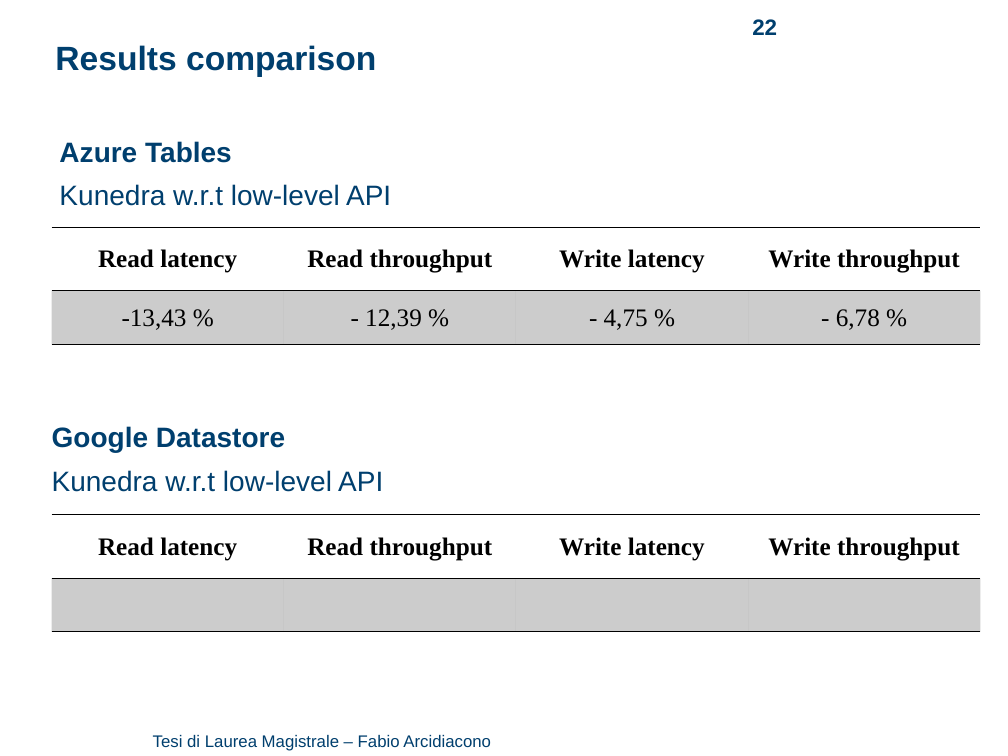
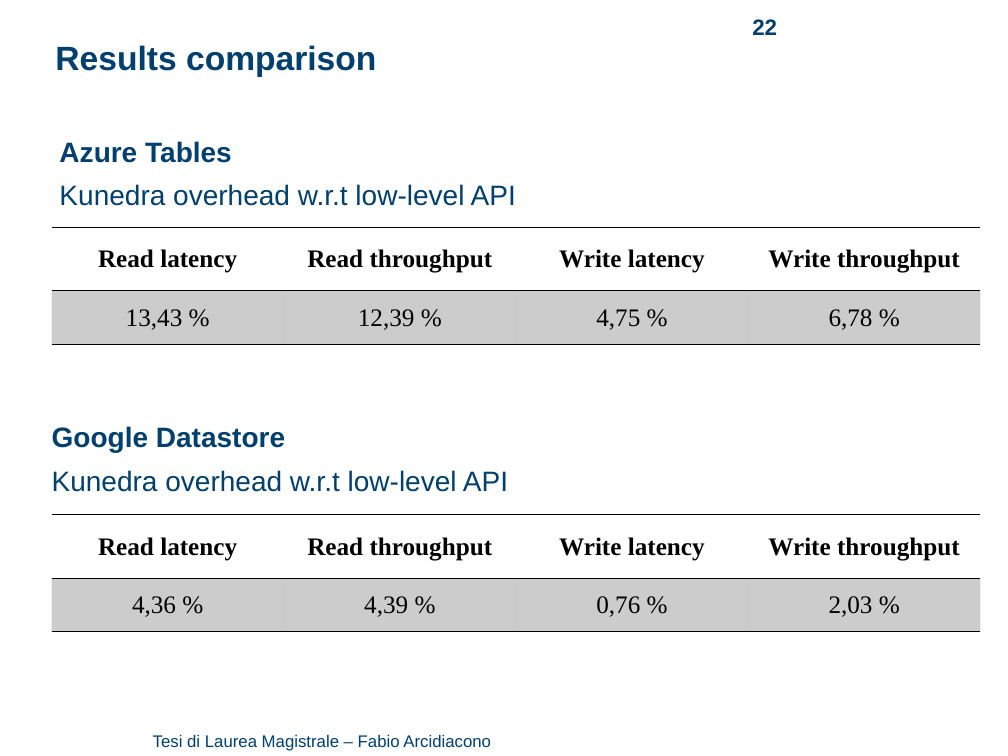
Before and after one commit to arci/thesis, a slide deck: slide 22 of presentation/ThesisPresentation.pptx. Drawn at 1008x756 pixels with LibreOffice and Linux fonts; fonts in the diff are those of the drawing; background and template pictures are left out. Boxes give left, top, right and bottom in pixels: in the first picture for what was removed or moved away, otherwise in the second. Text is boxed around its words. In the diff, an @@ line names an element or a change of style, - is before the commit and + after.

```diff
--- a/presentation/ThesisPresentation.pptx
+++ b/presentation/ThesisPresentation.pptx
@@ text at [59, 141, 516, 206]: text changed @@
-Azure Tables
-Kunedra w.r.t low-level API
+Azure Tables
+Kunedra overhead w.r.t low-level API
@@ table at [51, 227, 979, 344] @@
-row 2: -13,43 % | - 12,39 % | - 4,75 % | - 6,78 %
+row 2: 13,43 % | 12,39 % | 4,75 % | 6,78 %
@@ text at [52, 426, 508, 492]: text changed @@
-Google Datastore
-Kunedra w.r.t low-level API
+Google Datastore
+Kunedra overhead w.r.t low-level API
@@ table at [51, 515, 979, 632] @@
-row 2:  |  |  | 
+row 2: 4,36 % | 4,39 % | 0,76 % | 2,03 %
```
Also in this commit, not shown: 13 other slides changed, 1 slide added, 1 slide removed, 6 other files.
